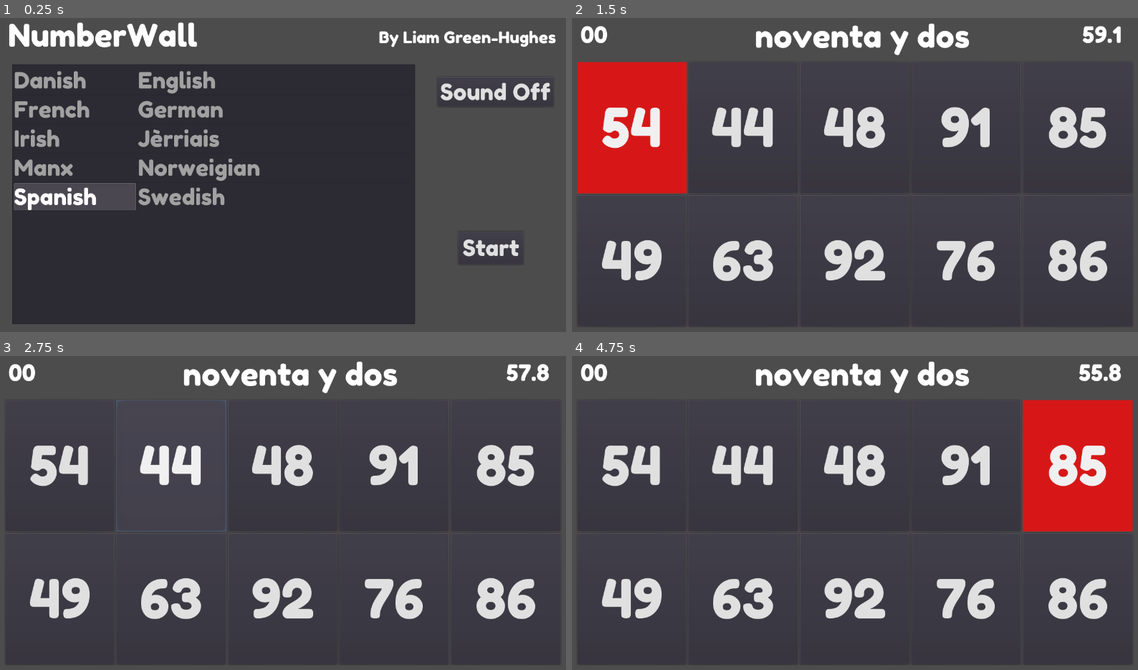
Above: before the commit, frames 1-4 (two rows, left to right).
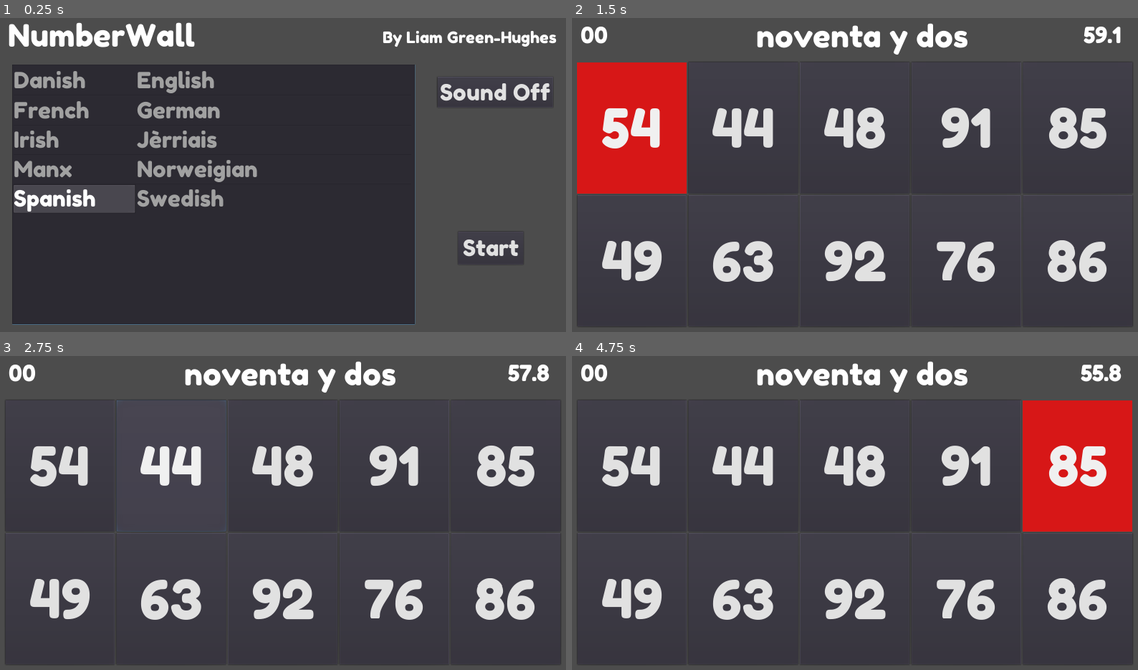
Above: after the commit, the same moments.

Repository: liamgh/NumberWall
Game: Godot game, scene res://Start.tscn
The game is run twice, just before and just after one commit, with the same random seed, the same clock (stepped at 60 frames per second) and the same inputs.
Inputs:
- Up to frame 1 (0.25 s): no input
- Up to frame 2 (1.5 s): click "Start" at 0.5 s; click "54" at 1.25 s
- Up to frame 3 (2.75 s): click "44" at 2 s
- Up to frame 4 (4.75 s): click "48" at 2.75 s; click "91" at 3.5 s; click "85" at 4.25 s

The runs differ from the first frame. In frame 1, 5.0% of the frame differs, in the area x 1-99%, y 1-98%; in frame 2, 2.3%; in frame 3, 2.3%; in frame 4, 2.4%.

Commit message:
Improve HTML5 export

Diff:
--- a/project.godot
+++ b/project.godot
@@ -34,7 +34,9 @@
 
 window/size/width=1280
 window/size/height=720
-window/stretch/mode="viewport"
+window/per_pixel_transparency/allowed=true
+window/per_pixel_transparency/enabled=true
+window/stretch/mode="2d"
 
 [physics]
 
@@ -42,7 +44,8 @@
 
 [rendering]
 
-quality/driver/driver_name="GLES2"
+quality/driver/fallback_to_gles2=true
+quality/intended_usage/framebuffer_allocation=0
+quality/intended_usage/framebuffer_allocation.mobile=0
 vram_compression/import_etc=true
-vram_compression/import_etc2=false
 environment/default_environment="res://default_env.tres"
